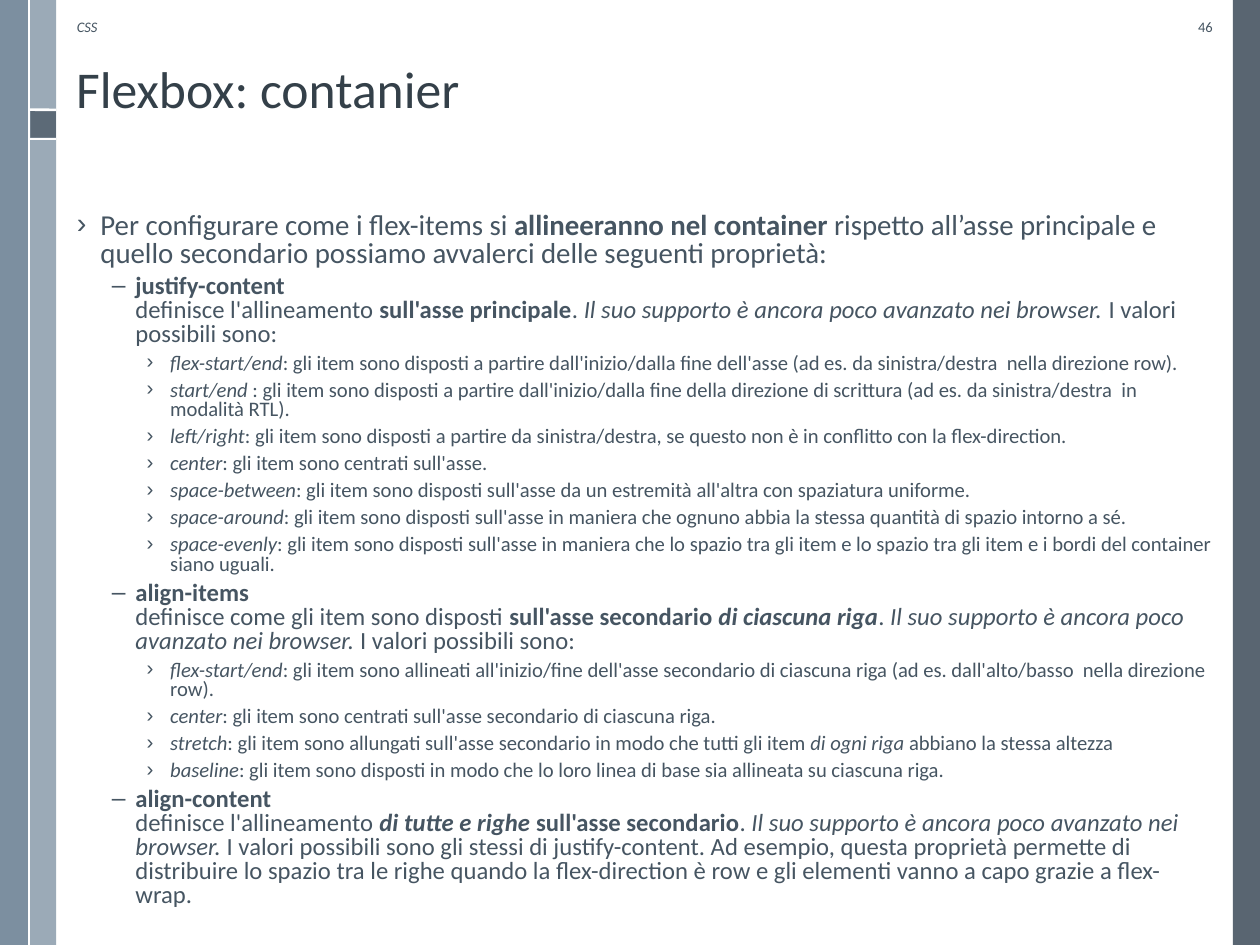
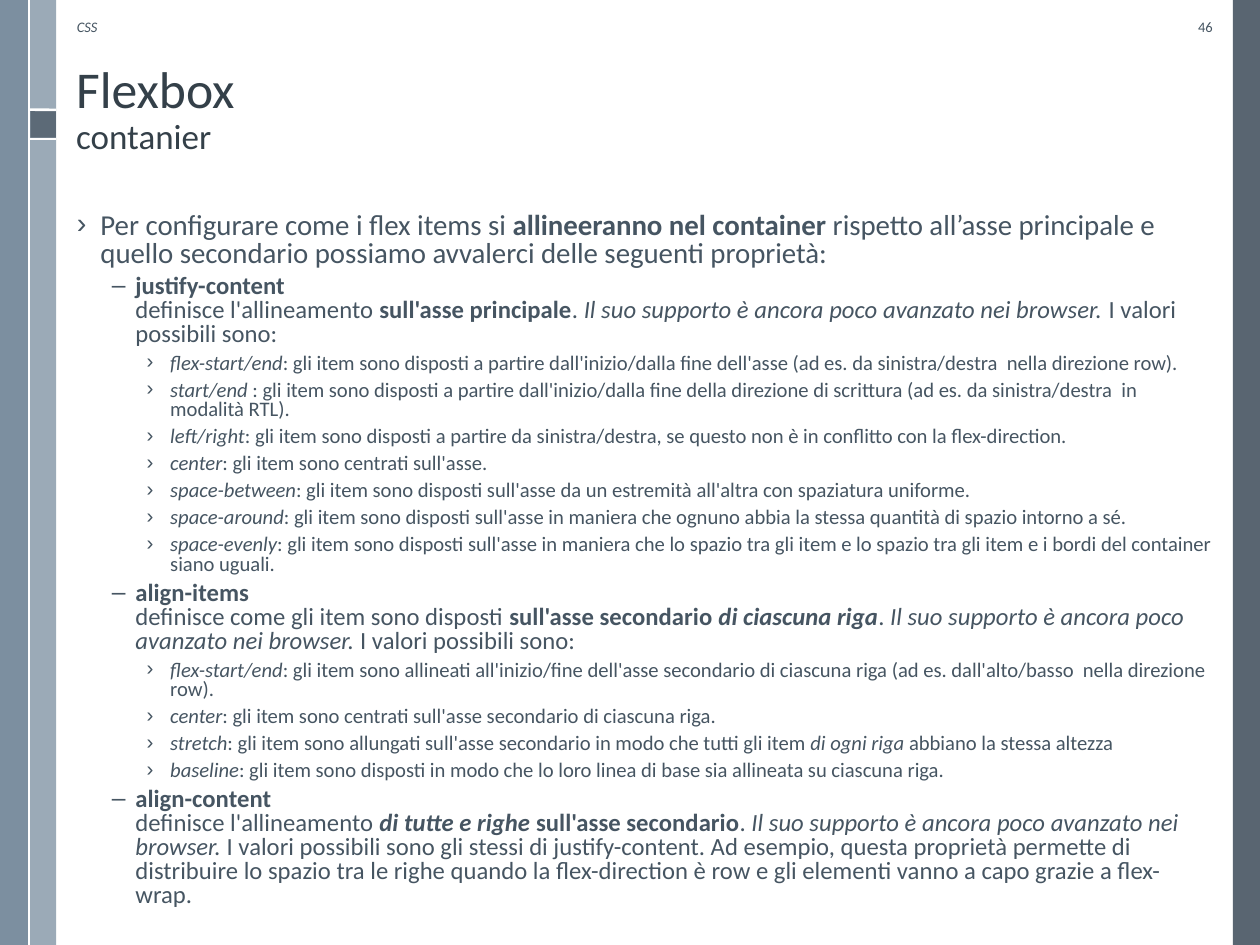
Before and after one commit to WebEngineering-Univaq/WE_Lecture_Slides, a slide deck: slide 46 of CSS3.pptx. Drawn at 1260x945 pixels with LibreOffice and Linux fonts; fonts in the diff are those of the drawing; background and template pictures are left out. Boxes give left, top, right and bottom in pixels: in the first picture for what was removed or moved away, otherwise in the second. Text is boxed around its words. In the diff, an @@ line names an element or a change of style, - is before the commit and + after.

Commit message:
Updated CSS slides
Fix on flexbox and grid

```diff
--- a/CSS3.pptx
+++ b/CSS3.pptx
@@ title at (x1=76, y1=72, x2=234, y2=150): text changed; size 29.5 to 20 pt @@
-Flexbox: contanier
+Flexbox
+contanier
@@ text at (x1=100, y1=214, x2=1154, y2=268): text changed @@
-› Per configurare come i flex-items si allineeranno nel container rispetto all’asse principale e quello secondario possiamo avvalerci delle seguenti proprietà:
+› Per configurare come i flex items si allineeranno nel container rispetto all’asse principale e quello secondario possiamo avvalerci delle seguenti proprietà:
```
Also in this commit, not shown: 15 other slides changed, 2 other files.
